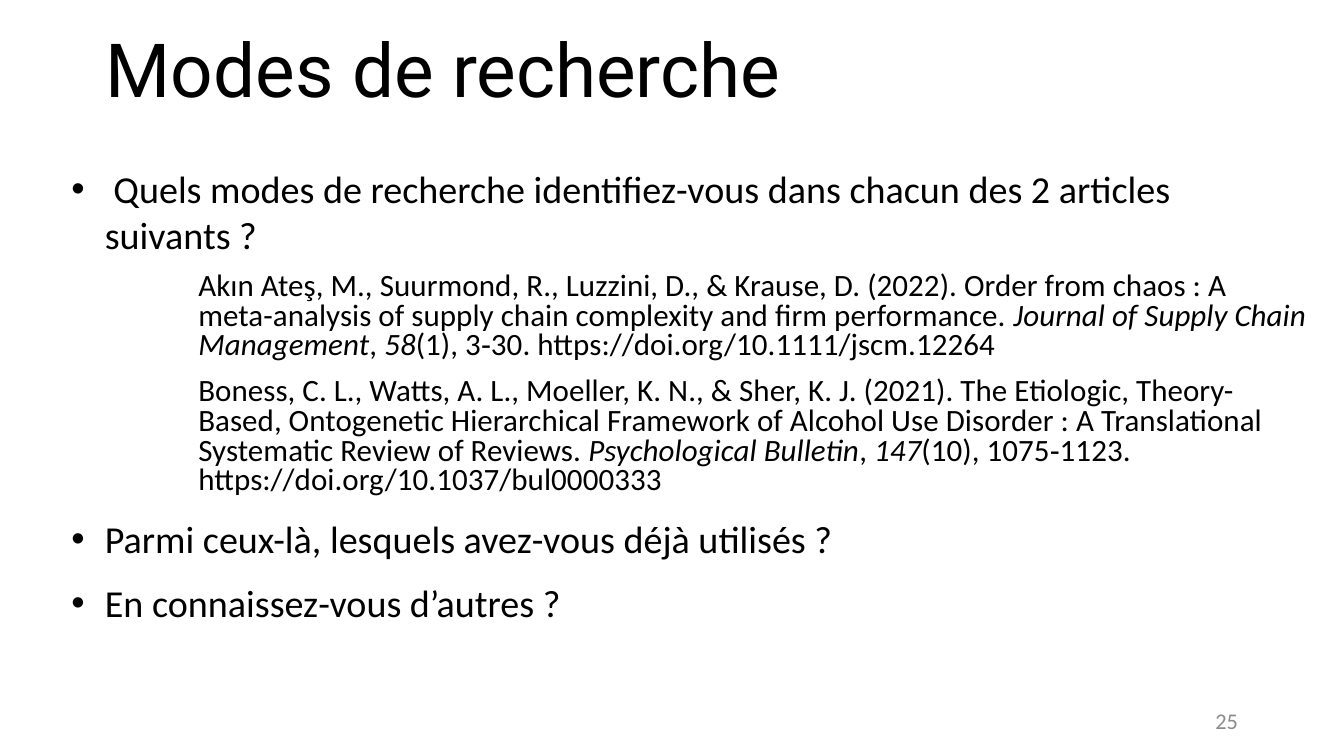
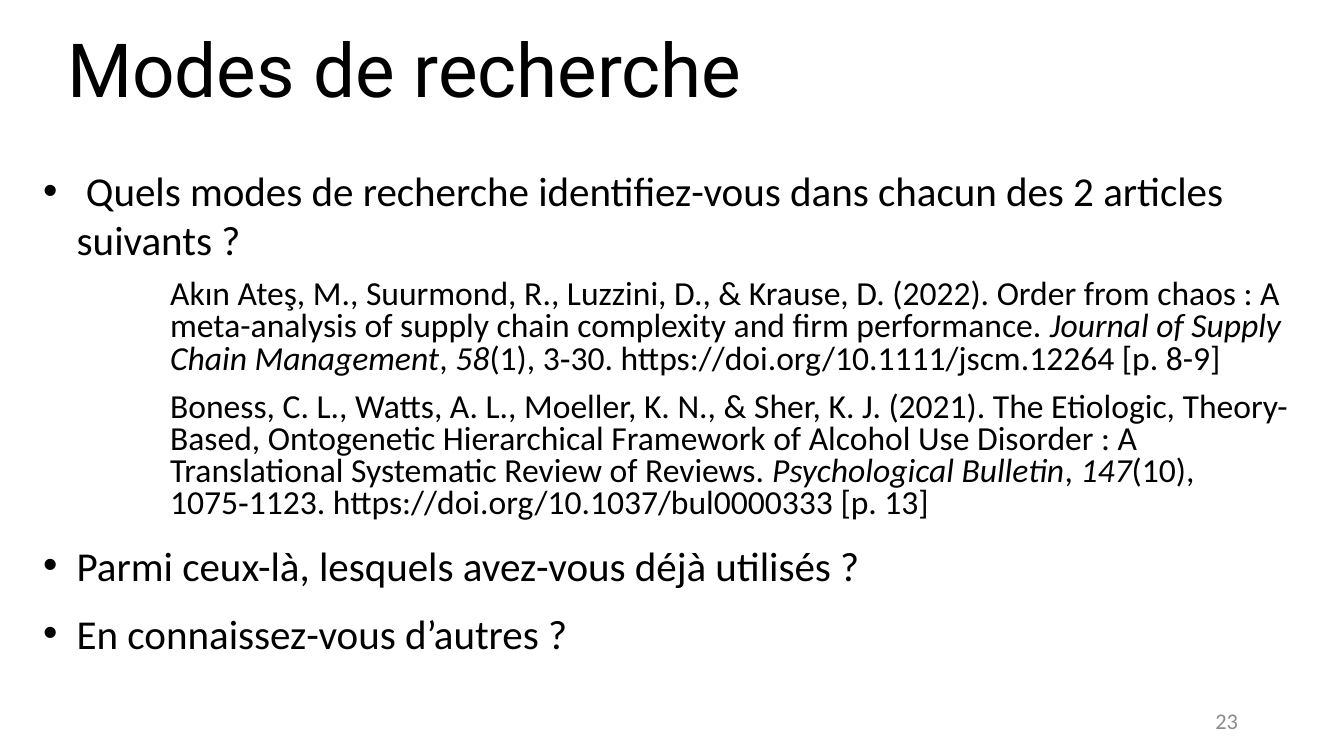
Before and after one commit to fflamerie/intro_revlit, a slide deck: slide 23 of docs/Intro_RevLit.odp (slide 25 before the commit). Drawn at 1344x756 pixels with LibreOffice and Linux fonts; fonts in the diff are those of the drawing. Boxes give left, top, right and bottom in pixels: in the first picture for what was removed or moved away, otherwise in the second. Text is boxed around its words. In the diff, an @@ line names an element or a change of style, - is before the commit and + after.

```diff
--- a/docs/Intro_RevLit.odp
+++ b/docs/Intro_RevLit.odp
@@ title "Modes de recherche" moved from (x1=106, y1=41, x2=780, y2=98) to (x1=67, y1=41, x2=741, y2=98) @@
@@ text "Quels modes de recherche identifiez-vous ..." moved from (x1=105, y1=176, x2=1306, y2=618) to (x1=77, y1=177, x2=1288, y2=650) @@
@@ text at (x1=77, y1=177, x2=1223, y2=650): size 20.4 to 22 pt in "Quels modes de recherche identifiez-vous dans chacun ...", "Parmi ceux-là, lesquels avez-vous déjà utilisés ?", "En connaissez-vous d’autres ?" @@
@@ text at (x1=170, y1=280, x2=1288, y2=520): text changed; size 16.6 to 18 pt @@
-  Akın Ateş, M., Suurmond, R., Luzzini, D., & Krause, D. (2022). Order from chaos : A meta-analysis of supply chain complexity and firm performance. Journal of Supply Chain Management, 58(1), 3‑30. https://doi.org/10.1111/jscm.12264
-  Boness, C. L., Watts, A. L., Moeller, K. N., & Sher, K. J. (2021). The Etiologic, Theory-Based, Ontogenetic Hierarchical Framework of Alcohol Use Disorder : A Translational Systematic Review of Reviews. Psychological Bulletin, 147(10), 1075‑1123. https://doi.org/10.1037/bul0000333
+  Akın Ateş, M., Suurmond, R., Luzzini, D., & Krause, D. (2022). Order from chaos : A meta-analysis of supply chain complexity and firm performance. Journal of Supply Chain Management, 58(1), 3‑30. https://doi.org/10.1111/jscm.12264 [p. 8-9]
+  Boness, C. L., Watts, A. L., Moeller, K. N., & Sher, K. J. (2021). The Etiologic, Theory-Based, Ontogenetic Hierarchical Framework of Alcohol Use Disorder : A Translational Systematic Review of Reviews. Psychological Bulletin, 147(10), 1075‑1123. https://doi.org/10.1037/bul0000333 [p. 13]
@@ page number at (x1=1215, y1=714, x2=1238, y2=729): text changed @@
-25
+23
```
Also in this commit, not shown: 32 other slides changed, 6 slides added, 5 slides removed, 11 other files.
